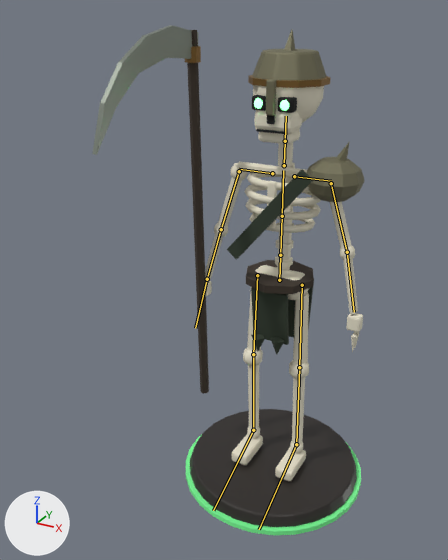
Before and after pictures for a commit that changed the FBX model art/export/Undead_Pawn.fbx.
Before and after are seen from a camera (50 mm lens) standing at (1.01, -2.36, 2.18) and looking at (-0.19, -0.17, 1.09). Every picture has the same lights, and +X, +Y and +Z are marked at lower left. The first picture is the older version. The bones that change, and the others that lie on the model, are drawn over the model as lines.

The first picture shows 'Undead_Pawn_Mesh'.
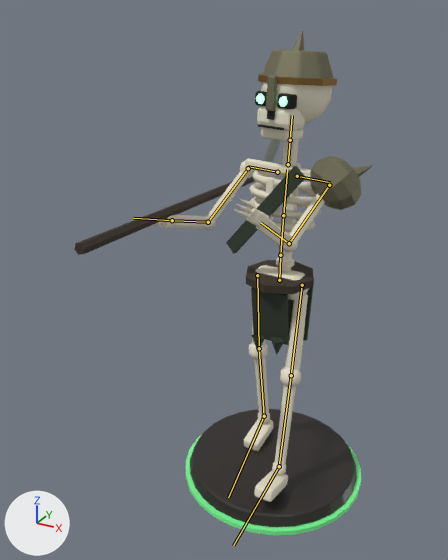
The newer file adds an action. The first version stands in its rest pose; the second is drawn at frame 7 of the action 'Undead_Pawn|Shoot'.

Location of each change, [x1, y1, x2, y2] in pixels of the pictures (448 x 560 px):
```json
{"object": "Undead_Pawn_Mesh", "change": "posed", "before": [92, 25, 365, 536], "after": [74, 30, 373, 536], "on screen": "9% wider"}
{"bone": "spine", "before": "(280, 255) to (282, 216)", "after": "(280, 255) to (283, 215)"}
{"bone": "upper_arm.L", "before": "(331, 183) to (347, 252)", "after": "(329, 185) to (289, 243)"}
{"bone": "forearm.L", "before": "(347, 252) to (354, 312)", "after": "(289, 243) to (260, 222)"}
{"bone": "upper_arm.R", "before": "(239, 171) to (221, 229)", "after": "(248, 168) to (208, 222)"}
{"bone": "forearm.R", "before": "(221, 229) to (207, 279)", "after": "(208, 222) to (172, 220)"}
{"bone": "thigh.L", "before": "(302, 285) to (299, 367)", "after": "(302, 285) to (291, 375)"}
{"bone": "thigh.R", "before": "(257, 275) to (253, 354)", "after": "(257, 275) to (259, 348)"}
```

Scene script edits in JSON lines:
```json
{"block": "bone_spine", "where": "bone_spine = bpy.data.objects['Undead_Pawn'].pose.bones['spine']  # child of 'hips'"}
{"op": "set", "path": "bone_spine.rotation_quaternion", "old": "(1.0, 0.0, 0.0, 0.0)", "new": "(0.994, -0.035, -0.104, -0.004)", "note": "degrees (0, 0, 0) -> degrees (-4, -12, 0)"}
{"block": "bone_upper_arm_l", "where": "bone_upper_arm_l = bpy.data.objects['Undead_Pawn'].pose.bones['upper_arm.L']  # child of 'shoulder.L'"}
{"op": "set", "path": "bone_upper_arm_l.rotation_quaternion", "old": "(1.0, 0.0, 0.0, 0.0)", "new": "(0.906, 0.348, -0.087, -0.226)", "note": "degrees (0, 0, 0) -> degrees (42, 0, -28)"}
{"block": "bone_forearm_l", "where": "bone_forearm_l = bpy.data.objects['Undead_Pawn'].pose.bones['forearm.L']  # child of 'upper_arm.L'"}
{"op": "set", "path": "bone_forearm_l.rotation_quaternion", "old": "(1.0, 0.0, 0.0, 0.0)", "new": "(0.809, 0.588, 0.0, 0.0)", "note": "degrees (0, 0, 0) -> degrees (72, 0, 0)"}
{"block": "bone_upper_arm_r", "where": "bone_upper_arm_r = bpy.data.objects['Undead_Pawn'].pose.bones['upper_arm.R']  # child of 'shoulder.R'"}
{"op": "set", "path": "bone_upper_arm_r.rotation_quaternion", "old": "(1.0, 0.0, 0.0, 0.0)", "new": "(0.954, 0.301, 0.0, 0.0)", "note": "degrees (0, 0, 0) -> degrees (35, 0, 0)"}
{"block": "bone_forearm_r", "where": "bone_forearm_r = bpy.data.objects['Undead_Pawn'].pose.bones['forearm.R']  # child of 'upper_arm.R'"}
{"op": "set", "path": "bone_forearm_r.rotation_quaternion", "old": "(1.0, 0.0, 0.0, 0.0)", "new": "(0.857, 0.515, 0.0, 0.0)", "note": "degrees (0, 0, 0) -> degrees (62, 0, 0)"}
{"block": "bone_thigh_l", "where": "bone_thigh_l = bpy.data.objects['Undead_Pawn'].pose.bones['thigh.L']  # child of 'hips'"}
{"op": "set", "path": "bone_thigh_l.rotation_quaternion", "old": "(1.0, 0.0, 0.0, 0.0)", "new": "(0.993, 0.122, 0.0, 0.0)", "note": "degrees (0, 0, 0) -> degrees (14, 0, 0)"}
{"block": "bone_thigh_r", "where": "bone_thigh_r = bpy.data.objects['Undead_Pawn'].pose.bones['thigh.R']  # child of 'hips'"}
{"op": "set", "path": "bone_thigh_r.rotation_quaternion", "old": "(1.0, 0.0, 0.0, 0.0)", "new": "(0.998, -0.07, 0.0, 0.0)", "note": "degrees (0, 0, 0) -> degrees (-8, 0, 0)"}
```
